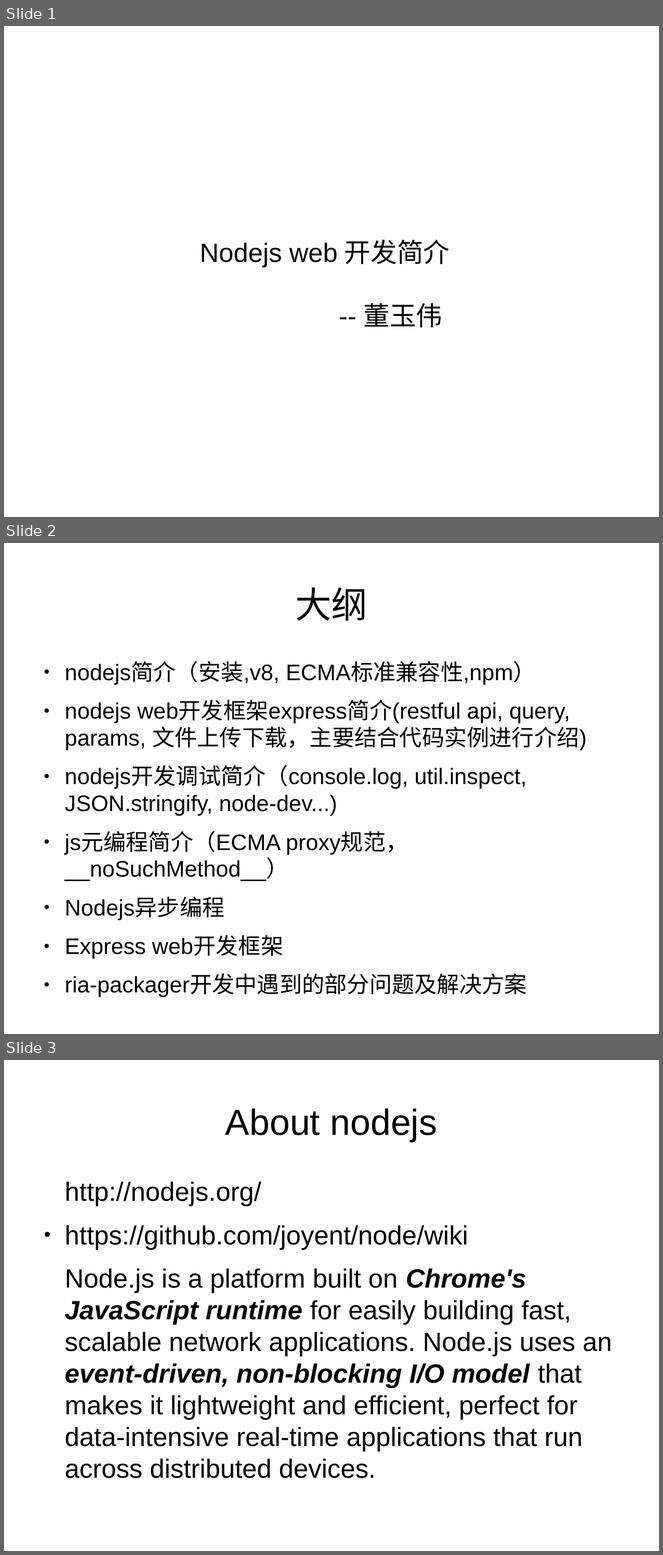
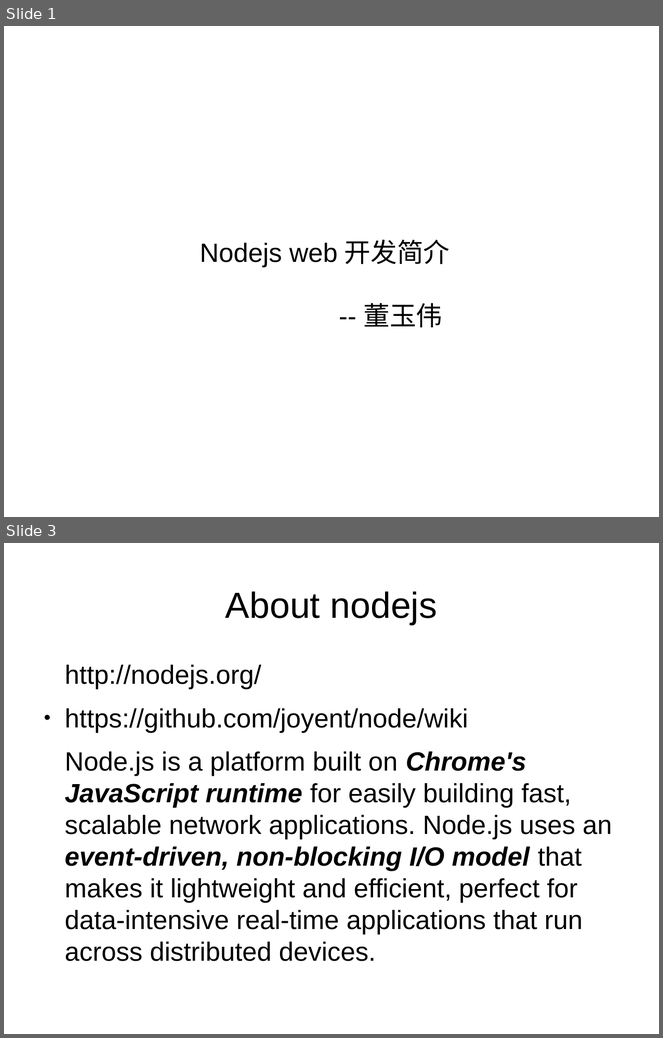
Before and after one commit to dongyuwei/frontend-utils, a slide deck: nodejs-web-dev-demo/nodejs-web-dev.odp. Shown one above the other, each under a label of ours: slides 1, 2 and 3 before the commit, slides 1 and 3 after it; the slides between them are not shown. The pictures are 663x1555 and 663x1038 pixels, drawn with LibreOffice and Linux fonts; fonts in the diff are those of the drawing. Boxes give left, top, right and bottom in pixels: in the first picture for what was removed or moved away, otherwise in the second. Text is boxed around its words. In the diff, an @@ line names an element or a change of style, - is before the commit and + after.

Commit message:
update nodejs intro

```diff
--- a/nodejs-web-dev-demo/nodejs-web-dev.odp
+++ b/nodejs-web-dev-demo/nodejs-web-dev.odp
@@ slide 2 removed at (4, 543, 659, 1034), background #FFFFFF @@
@@ title removed at (295, 587, 368, 621) @@
-大纲
@@ text removed at (65, 662, 587, 920) @@
-● nodejs简介（安装,v8, ECMA标准兼容性,npm）
-● nodejs web开发框架express简介(restful api, query, params, 文件上传下载，主要结合代码实例进行介绍)
-● nodejs开发调试简介（console.log, util.inspect, JSON.stringify, node-dev...)
-● js元编程简介（ECMA proxy规范，__noSuchMethod__）
-● Nodejs异步编程
-● Express web开发框架
-● ria-packager开发中遇到的部分问题及解决方案
```
Also in this commit, not shown: 1 slide changed, 6 slides added, 2 other files.
